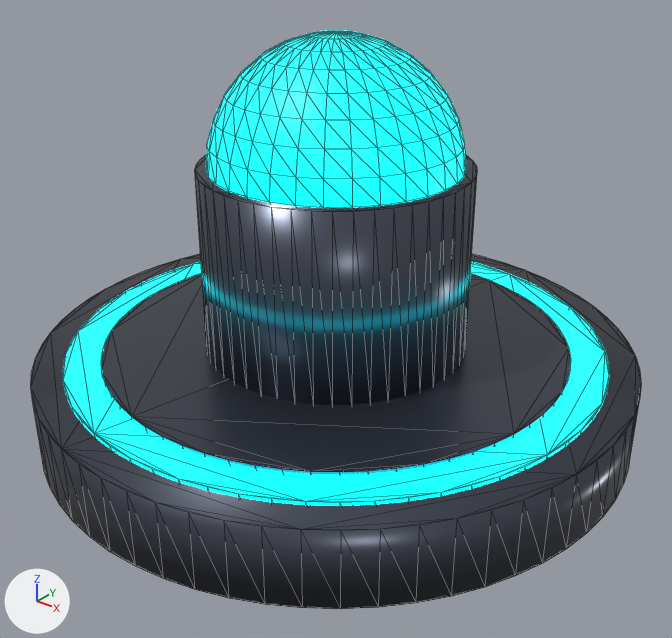
The glTF model app/src/main/assets/models/rebatedor_p1.glb, before and after one commit.
The view is the same before and after, from a 50 mm lens placed at (0.1415, -0.1768, 0.137), pointed at (0.0057, -0.0071, 0.0318). Lighting does not change. The marker at lower left points along +X, +Y and +Z. The picture after the commit comes second. Mesh edges are drawn as thin lines. Vertices at exactly the same position are counted once.

In view in the first picture: 'MalletBase', 'MalletDome', 'MalletGlowRing', 'MalletInnerRim', 'MalletKnob'.
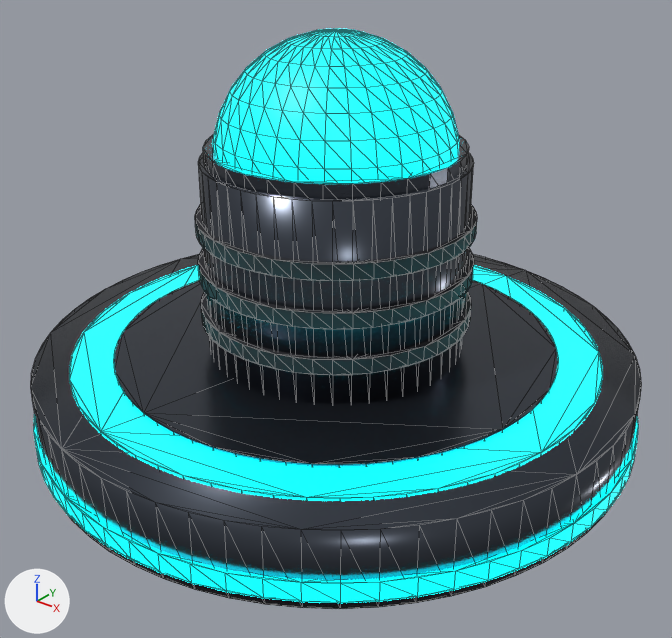
Boxes (x1, y1, x2, y2) around the edits, measured in the pictures (672 x 638 px; the box of a moved part takes in the faces that stretch with it):
'MalletBase', recoloured
    both: (31, 254, 641, 607)
'MalletKnob', recoloured, rescaled
    before: (195, 154, 477, 405)
    after: (198, 153, 474, 404)
'MalletInnerRim', recoloured, rescaled (7% shorter)
    before: (101, 273, 571, 475)
    after: (114, 280, 558, 467)
'MalletDome', reshaped, moved
    before: (206, 31, 466, 208)
    after: (213, 29, 459, 181)
'MalletGlowRing', rescaled
    before: (63, 262, 609, 506)
    after: (70, 265, 602, 501)
'MalletLowerRing', added
    after: (34, 415, 638, 603)
'Cylinder.003', added
    after: (195, 204, 477, 281)
'Cylinder.002', added
    after: (198, 248, 474, 330)
'Cylinder.004', added
    after: (203, 134, 469, 199)
'Cylinder.001', added
    after: (201, 291, 471, 375)
part 4 of me_sphere, moved or reshaped
    before: (284, 31, 388, 52)
    after: (311, 29, 361, 37)

The change, as a list of edits to the scene's bpy script:
```text
Change me_cylinder:
    where me_cylinder.from_pydata(...)  # 128 vertices, 252 faces; spans x -0.08..0.08, y -0.08..0.08, z -0.01..0.01
    remove me_cylinder.materials.append(mat_malletdarkcarbon)  # greyish blue #505561
    add me_cylinder.materials.append(mat_malletcarbon)  # greyish blue #454b55
Change me_cylinder_001:
    remove me_cylinder_001.from_pydata(...)  # 128 vertices, 252 faces; spans x -0.072..0.072, y -0.072..0.072, z -0.0108..0.0108
    add me_cylinder_001.from_pydata(...)  # 128 vertices, 252 faces; spans x -0.0704..0.0704, y -0.0704..0.0704, z -0.0106..0.0106
    me_cylinder_001 part 1: the whole mesh is scaled about its middle by 0.978
Change me_cylinder_002:
    remove me_cylinder_002.from_pydata(...)  # 128 vertices, 252 faces; spans x -0.0624..0.0624, y -0.0624..0.0624, z -0.0115..0.0115
    remove me_cylinder_002.materials.append(mat_malletdarkcarbon)  # greyish blue #505561
    add me_cylinder_002.from_pydata(...)  # 128 vertices, 252 faces; spans x -0.0592..0.0592, y -0.0592..0.0592, z -0.0112..0.0112
    me_cylinder_002 part 2: the whole mesh is scaled about its middle by (0.949, 0.949, 0.974)
    add me_cylinder_002.materials.append(mat_malletcarbon)  # greyish blue #454b55
Change me_cylinder_003:
    remove me_cylinder_003.from_pydata(...)  # 96 vertices, 188 faces; spans x -0.035..0.035, y -0.035..0.035, z -0.025..0.025
    remove me_cylinder_003.materials.append(mat_malletdarkcarbon)  # greyish blue #505561
    add me_cylinder_003.from_pydata(...)  # 96 vertices, 188 faces; spans x -0.034..0.034, y -0.034..0.034, z -0.026..0.026
    me_cylinder_003 part 3: the whole mesh is scaled about its middle by (0.971, 0.971, 1.04)
    add me_cylinder_003.materials.append(mat_malletcarbon)  # greyish blue #454b55
Change me_sphere:
    remove me_sphere.from_pydata(...)  # 482 vertices, 960 faces; spans x -0.0322..0.0322, y -0.0322..0.0322, z -0.0322..0.0322
    remove me_sphere.materials.append(mat_malletneon)  # cyan #00f3ff, glowing cyan #00f3ff
    add me_sphere.from_pydata(...)  # 482 vertices, 960 faces; spans x -0.0306..0.0306, y -0.0306..0.0306, z -0.0306..0.0306
    me_sphere part 4: 482 of 482 vertices moved; they spanned x -0.0322..0.0322, y -0.0322..0.0322, z -0.0322..0.0322 and now span x -0.0306..0.0306, y -0.0306..0.0306, z -0.0306..0.0306; mean shift (0.0, 0.0, 0.0)
    add me_sphere.materials.append(mat_malletfactionneon)  # cyan #00f6ff, glowing cyan #00f6ff
Change ob_malletknob:
    ob_malletknob.location: (0.0, 0.0, 0.045) -> (0.0, 0.0, 0.046)
Change ob_malletdome:
    ob_malletdome.location: (0.0, 0.0, 0.07) -> (0.0, 0.0, 0.072)
Add ob_cylinder_004:
    ob_cylinder_004 = bpy.data.objects.new('Cylinder.004', me_cylinder_008)  # a 32-sided cylinder along z spanning x -0.0326..0.0326, y -0.0326..0.0326, z -0.0035..0.0035; in mat_malletcarbon (greyish blue #454b55)
    ob_cylinder_004.location = (0.0, 0.0, 0.072)
Add ob_cylinder_003:
    ob_cylinder_003 = bpy.data.objects.new('Cylinder.003', me_cylinder_007)  # a 48-sided cylinder along z spanning x -0.0357..0.0357, y -0.0357..0.0357, z -0.002..0.002; in mat_malletgriprubber (black #27272c)
    ob_cylinder_003.location = (0.0, 0.0, 0.056)
Add ob_cylinder_002:
    ob_cylinder_002 = bpy.data.objects.new('Cylinder.002', me_cylinder_007.copy())
    ob_cylinder_002.location = (0.0, 0.0, 0.044)
Add ob_cylinder_001:
    ob_cylinder_001 = bpy.data.objects.new('Cylinder.001', me_cylinder_007.copy())
    ob_cylinder_001.location = (0.0, 0.0, 0.032)
Add ob_malletlowerring:
    ob_malletlowerring = bpy.data.objects.new('MalletLowerRing', me_cylinder_001_1)  # 128 vertices, 252 faces; spans x -0.081..0.081, y -0.081..0.081, z -0.002..0.002; in mat_malletfactionneon (cyan #00f6ff, glowing cyan #00f6ff)
    ob_malletlowerring.location = (0.0, 0.0, 0.005)
```
